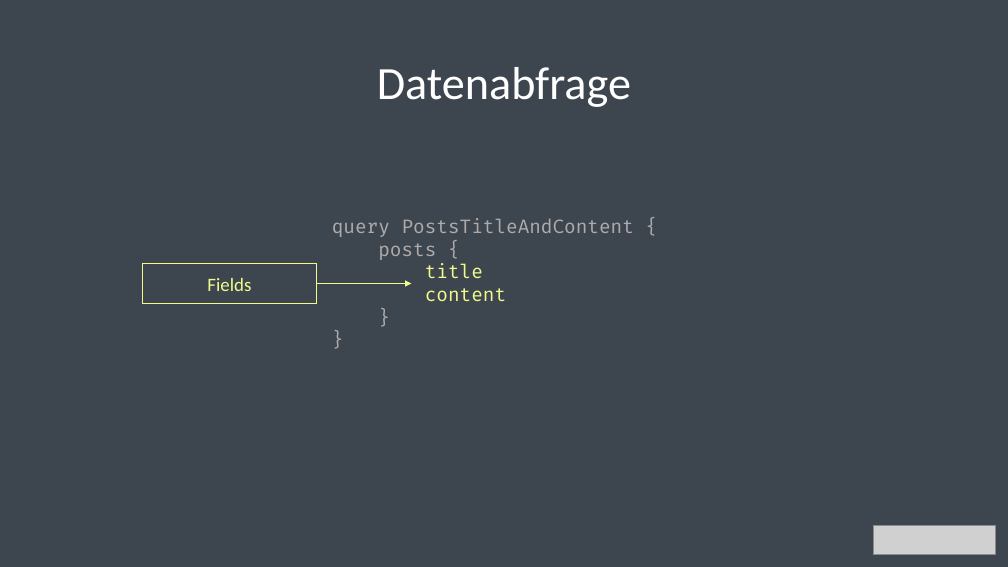
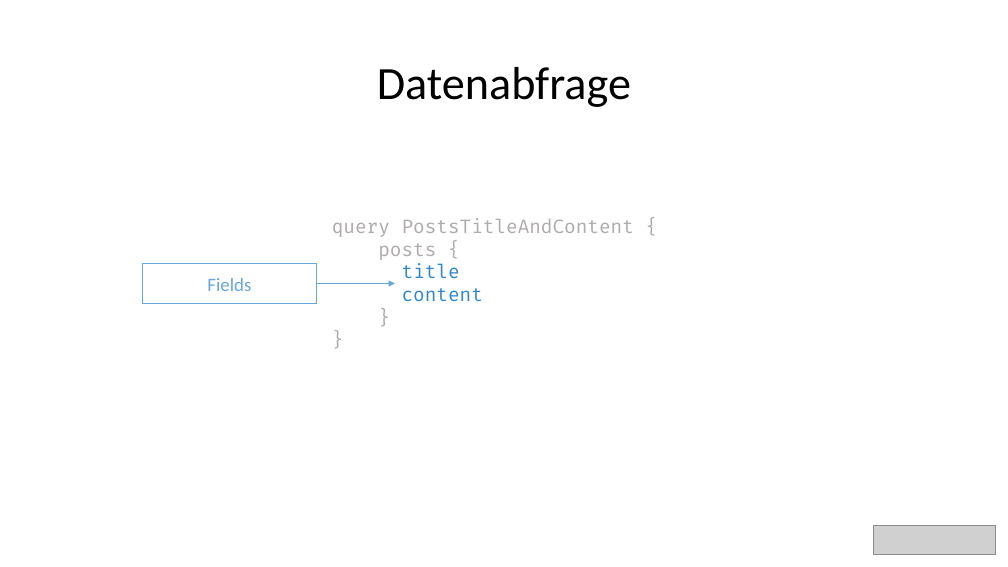
Before and after one commit to bytePassion/GraphQL-Talk, a slide deck: slide 14 of slides/GraphqlSlides.pptx. Drawn at 1008x567 pixels with LibreOffice and Linux fonts; fonts in the diff are those of the drawing; grey boxes stand for pictures. Boxes give left, top, right and bottom in pixels: in the first picture for what was removed or moved away, otherwise in the second. Text is boxed around its words. In the diff, an @@ line names an element or a change of style, - is before the commit and + after.

Commit message:
switch to light theme for slides

```diff
--- a/slides/GraphqlSlides.pptx
+++ b/slides/GraphqlSlides.pptx
@@ background #3D464F to #FFFFFF @@
@@ title "Datenabfrage" at (x1=377, y1=67, x2=631, y2=107): text colour #FFFFFF to #000000 @@
@@ rectangle "Fields" at (x1=143, y1=264, x2=317, y2=304): text colour #F1FA8C to #67A7DE; outline #F1FA8C 1 pt to #67A7DE 1 pt @@
@@ text at (x1=402, y1=264, x2=483, y2=301): text colour #F1FA8C to #2F86D2 in "title", "content" @@
@@ arrow moved from (317, 284) - (411, 284) to (317, 284) - (395, 284) @@
@@ arrow (317, 284) - (395, 284): stroke #F1FA8C 1 pt to #67A7DE 1 pt @@
```
Also in this commit, not shown: 54 other slides changed, 3 slides removed.
